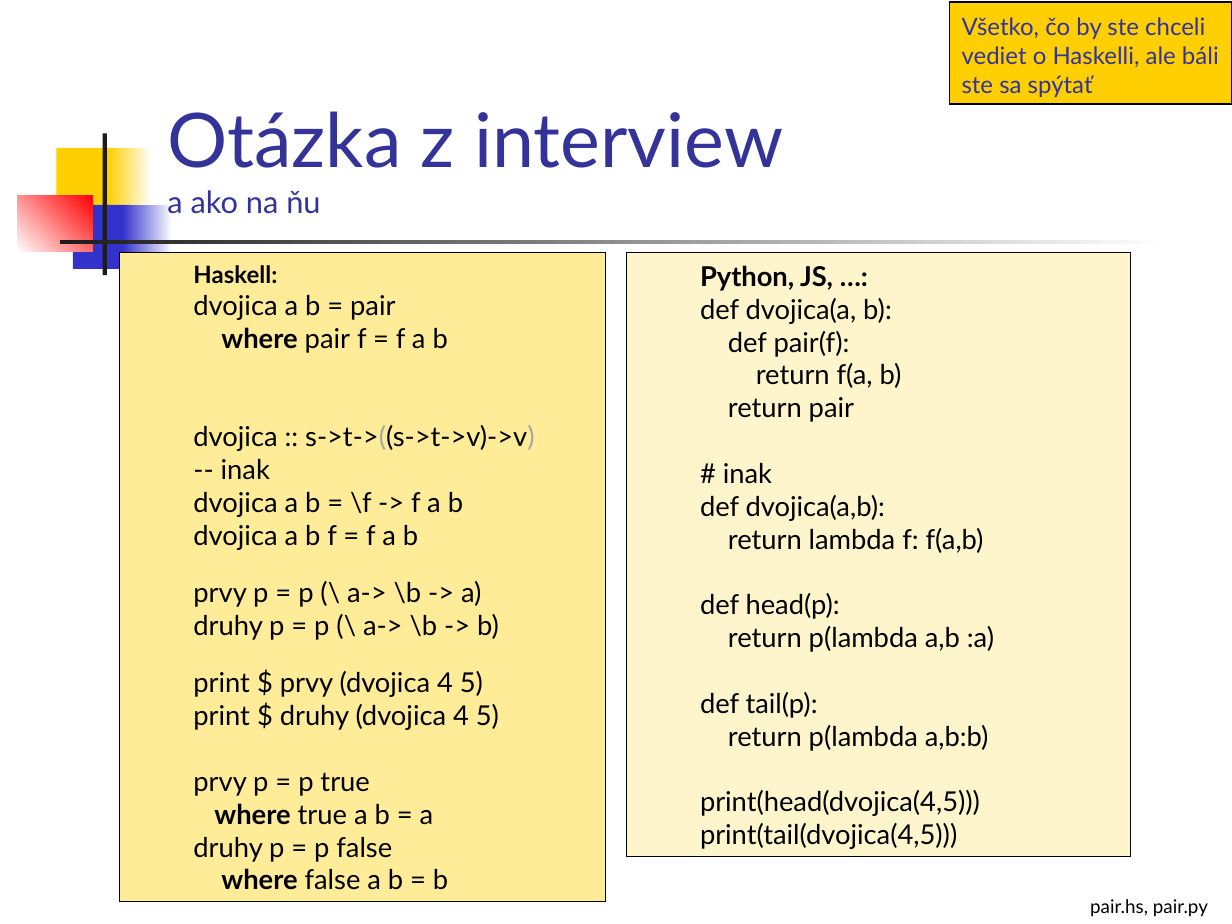
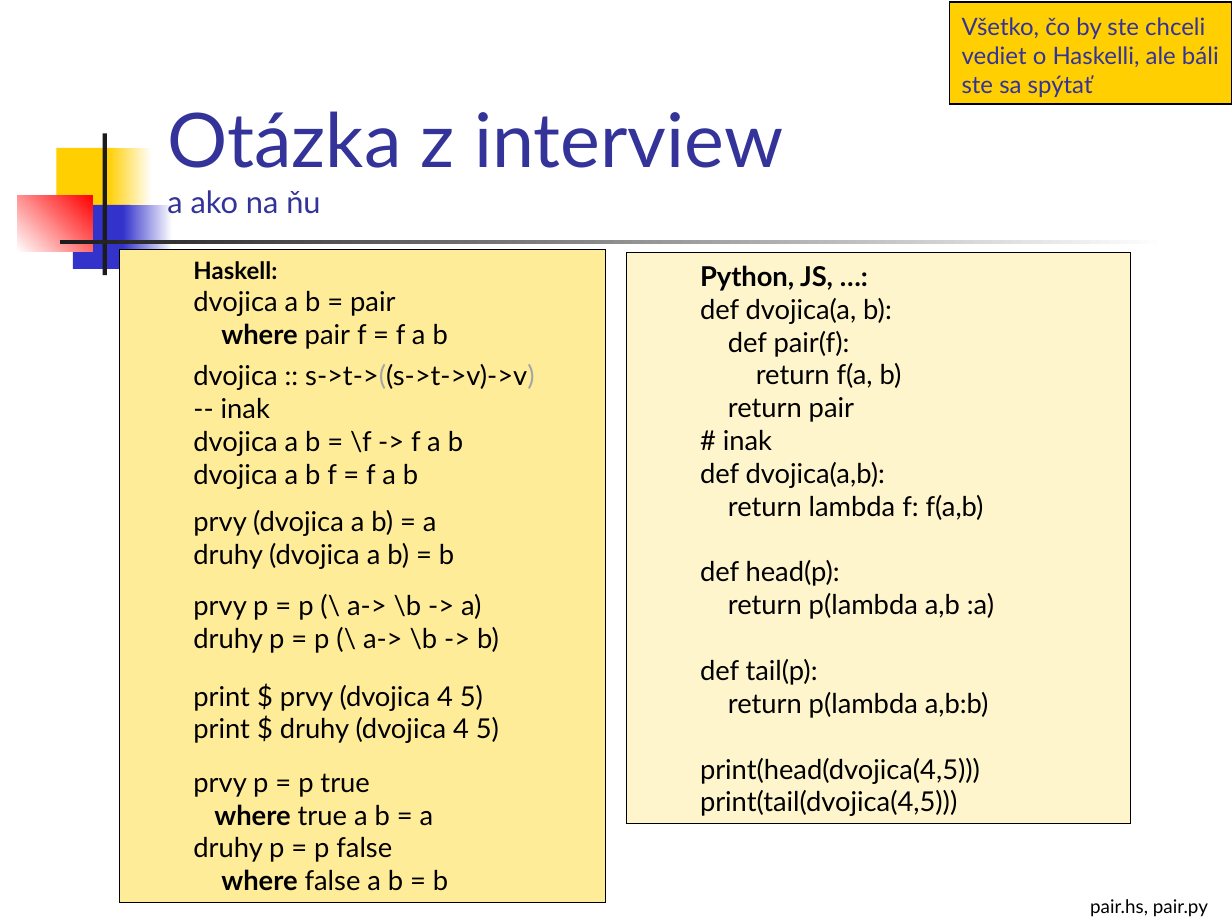
Before and after one commit to Funkcionalne/Prednasky, a slide deck: slide 10 of 02/02_fpro.ppt (slide 8 before the commit). Drawn at 1232x924 pixels with LibreOffice and Linux fonts; fonts in the diff are those of the drawing. Boxes give left, top, right and bottom in pixels: in the first picture for what was removed or moved away, otherwise in the second. Text is boxed around its words. In the diff, an @@ line names an element or a change of style, - is before the commit and + after.

```diff
--- a/02/02_fpro.ppt
+++ b/02/02_fpro.ppt
@@ rectangle "Python, JS, …:": place and size @@
-rectangle "Python, JS, …:" at (626, 253, 1130, 856)
+rectangle "Python, JS, …:" at (626, 253, 1130, 823)
@@ text in rectangle at (193, 510, 454, 569): paragraphs added @@
+  prvy (dvojica a b) = a
+  druhy (dvojica a b) = b
```
Also in this commit, not shown: 16 other slides changed, 2 slides added, 1 other file.
